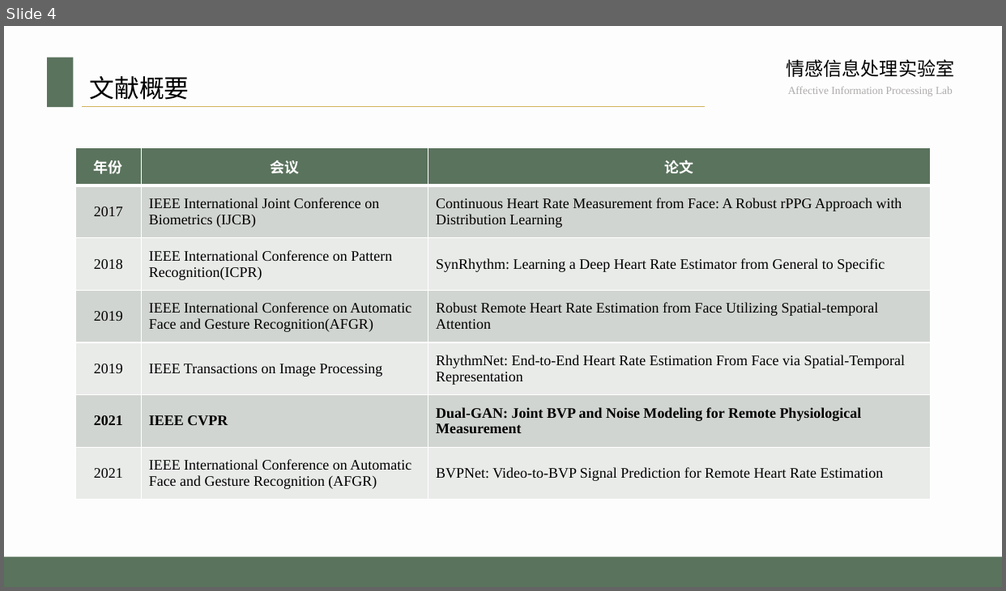
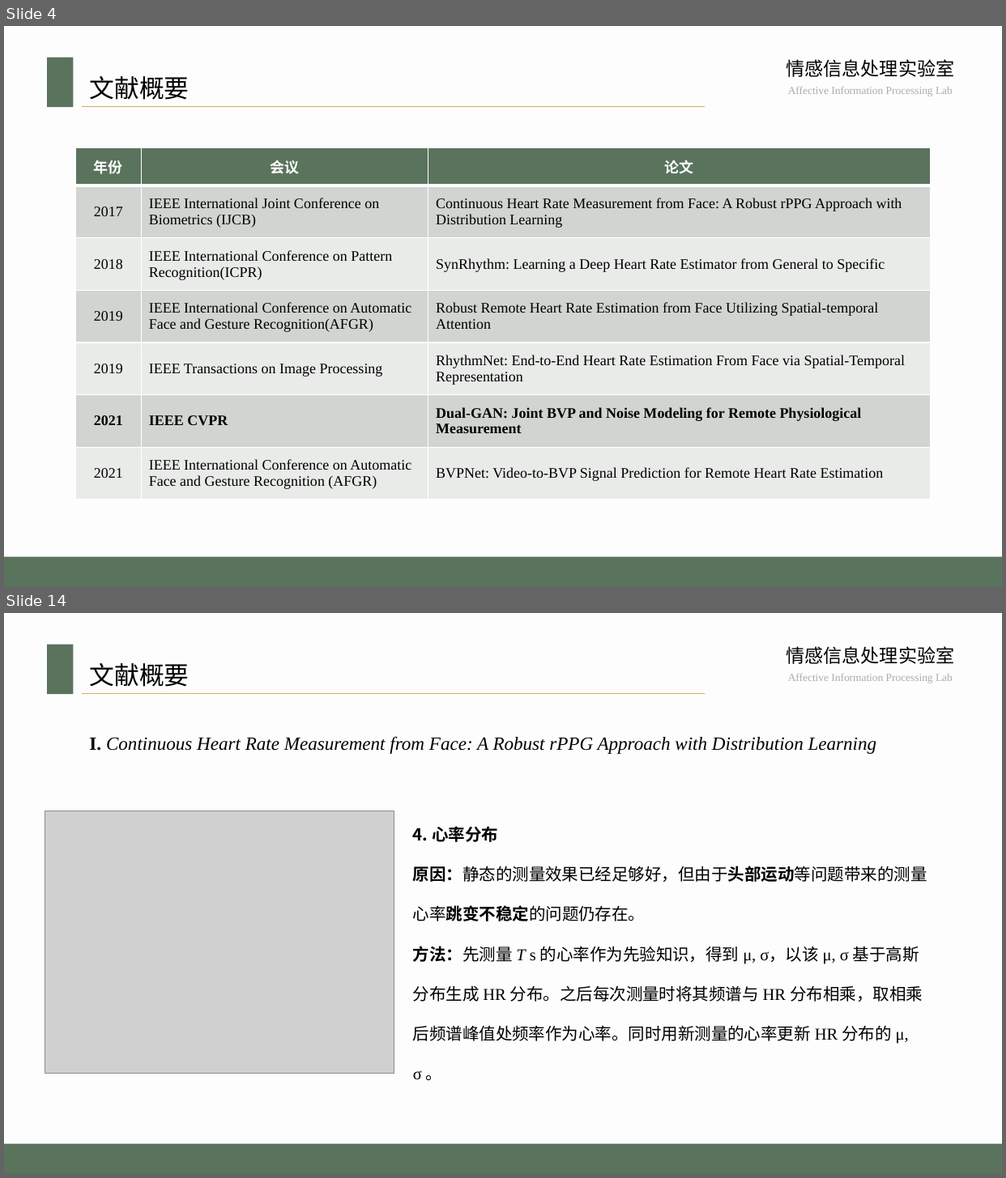
Before and after one commit to whatcarp/rppgrppg, a slide deck: 东大模板.pptx. Shown one above the other, each under a label of ours: slide 4 before the commit, slides 4 and 14 after it; the slides between them are not shown. The pictures are 1006x591 and 1006x1178 pixels, drawn with LibreOffice and Linux fonts; fonts in the diff are those of the drawing; grey boxes stand for pictures; background and template pictures are left out. Boxes give left, top, right and bottom in pixels: in the first picture for what was removed or moved away, otherwise in the second. Text is boxed around its words. In the diff, an @@ line names an element or a change of style, - is before the commit and + after.

```diff
--- a/东大模板.pptx
+++ b/东大模板.pptx
@@ slide 14 added at (4,613,1002,1174), background #E7E6E6 at 5% opacity; not listed: 5 template elements that a slide beside it also shows @@
@@ title added at (89,663,189,687), 24 pt, text #000000 @@
+文献概要
@@ text added at (89,736,877,754), 18 pt, text #000000, italic @@
+I. Continuous Heart Rate Measurement from Face: A Robust rPPG Approach with Distribution Learning
@@ picture added at (45,811,394,1074) @@
@@ text added at (413,826,927,1044), 16 pt, text #000000 @@
+4. 心率分布
+原因：静态的测量效果已经足够好，但由于头部运动等问题带来的测量心率跳变不稳定的问题仍存在。
+方法：先测量 T s 的心率作为先验知识，得到 μ, σ，以该 μ, σ 基于高斯分布生成 HR 分布。之后每次测量时将其频谱与 HR 分布相乘，取相乘后频谱峰值处频率作为心率。同时用新测量的心率更新 HR 分布的 μ, σ 。
```
Also in this commit, not shown: 9 slides changed, 15 other slides added.
